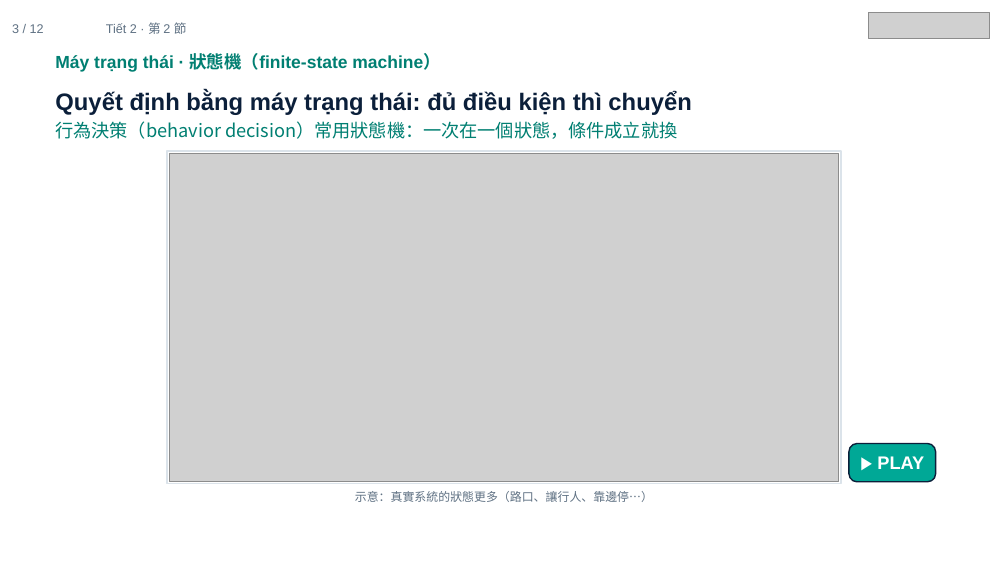
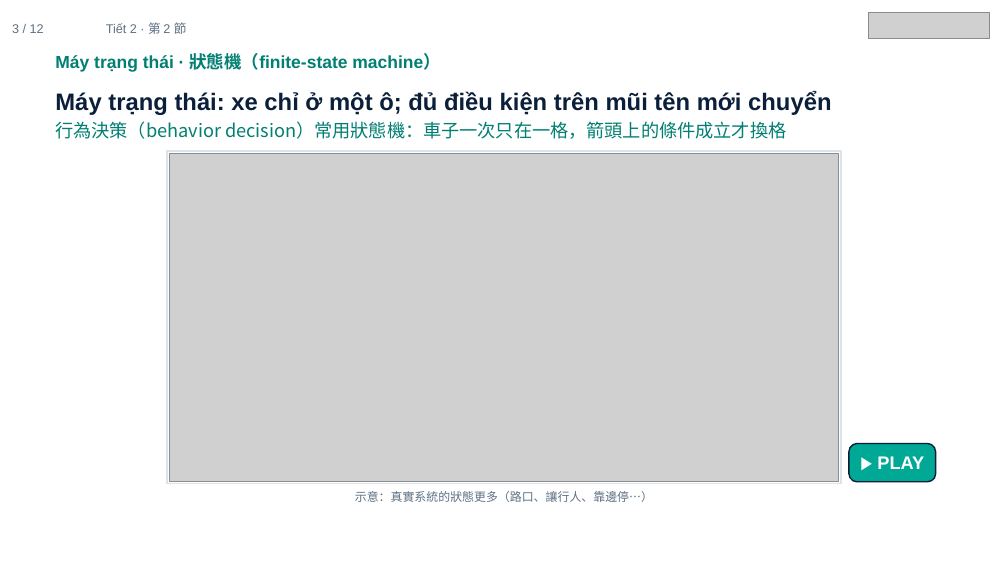
Before and after one commit to ch-neural/MITUST-Principles-of-Self-Driving-Cars, a slide deck: slide 3 of 第十三週(12-03)/第十三週_第2節_簡報.pptx. Drawn at 1008x567 pixels with LibreOffice and Linux fonts; fonts in the diff are those of the drawing; grey boxes stand for pictures. Boxes give left, top, right and bottom in pixels: in the first picture for what was removed or moved away, otherwise in the second. Text is boxed around its words. In the diff, an @@ line names an element or a change of style, - is before the commit and + after.

```diff
--- a/第十三週(12-03)/第十三週_第2節_簡報.pptx
+++ b/第十三週(12-03)/第十三週_第2節_簡報.pptx
@@ text at [55, 91, 831, 139]: text changed @@
-Quyết định bằng máy trạng thái: đủ điều kiện thì chuyển
-行為決策（behavior decision）常用狀態機：一次在一個狀態，條件成立就換
+Máy trạng thái: xe chỉ ở một ô; đủ điều kiện trên mũi tên mới chuyển
+行為決策（behavior decision）常用狀態機：車子一次只在一格，箭頭上的條件成立才換格
```
